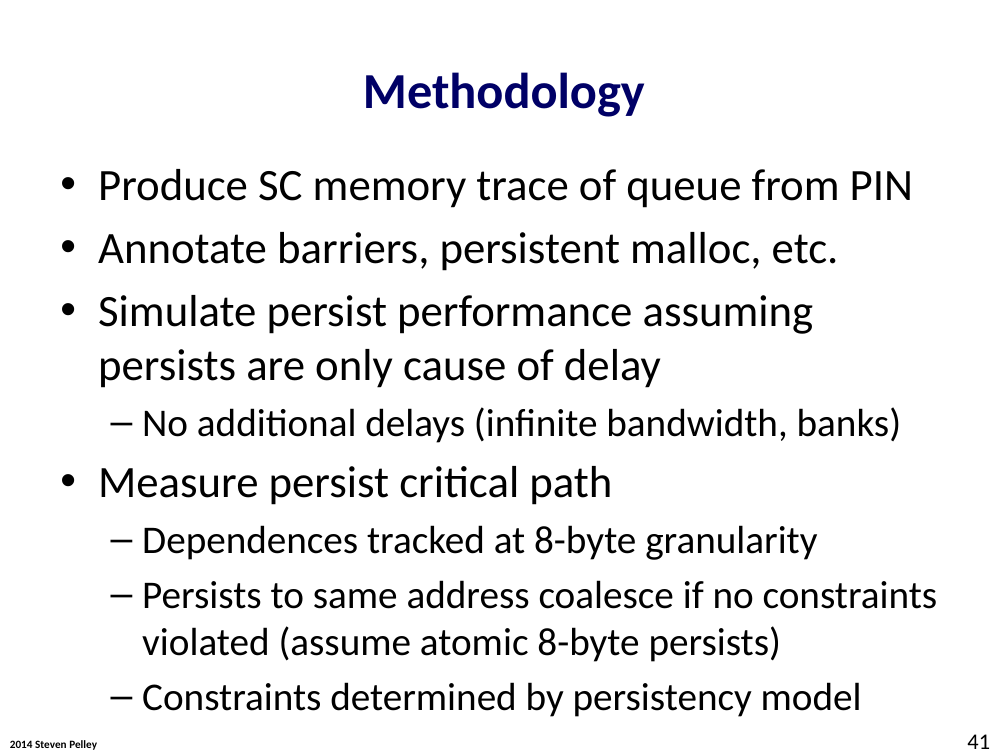
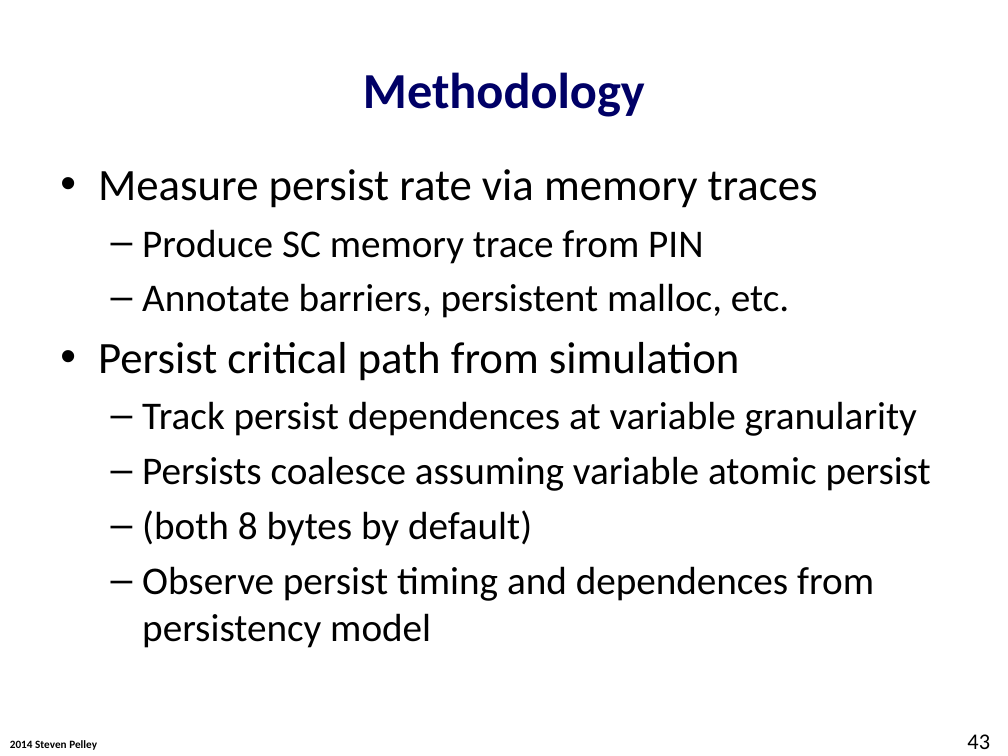
Before and after one commit to Abulila/dissertation, a slide deck: slide 43 of proposal/defense.pptx (slide 41 before the commit). Drawn at 1008x756 pixels with LibreOffice and Linux fonts; fonts in the diff are those of the drawing; background and template pictures are left out. Boxes give left, top, right and bottom in pixels: in the first picture for what was removed or moved away, otherwise in the second. Text is boxed around its words. In the diff, an @@ line names an element or a change of style, - is before the commit and + after.

```diff
--- a/proposal/defense.pptx
+++ b/proposal/defense.pptx
@@ text at box(98, 169, 818, 264): text changed @@
-• Produce SC memory trace of queue from PIN
+• Measure persist rate via memory traces
+  – Produce SC memory trace from PIN
@@ text at box(142, 283, 789, 318): size 32 to 28 pt in "Annotate barriers, persistent malloc, etc."; bullet • to –; list level 1 to 2 in "Annotate barriers, persistent malloc, etc." @@
@@ text at box(98, 342, 931, 648): text changed @@
-• Simulate persist performance assuming persists are only cause of delay
-  – No additional delays (infinite bandwidth, banks)
-• Measure persist critical path
-  – Dependences tracked at 8-byte granularity
-  – Persists to same address coalesce if no constraints violated (assume atomic 8-byte persists)
-  – Constraints determined by persistency model
+• Persist critical path from simulation
+  – Track persist dependences at variable granularity
+  – Persists coalesce assuming variable atomic persist
+  – (both 8 bytes by default)
+  – Observe persist timing and dependences from persistency model
@@ page number at box(967, 734, 990, 749): text changed @@
-41
+43
```
Also in this commit, not shown: 11 other slides changed, 12 slides added.
